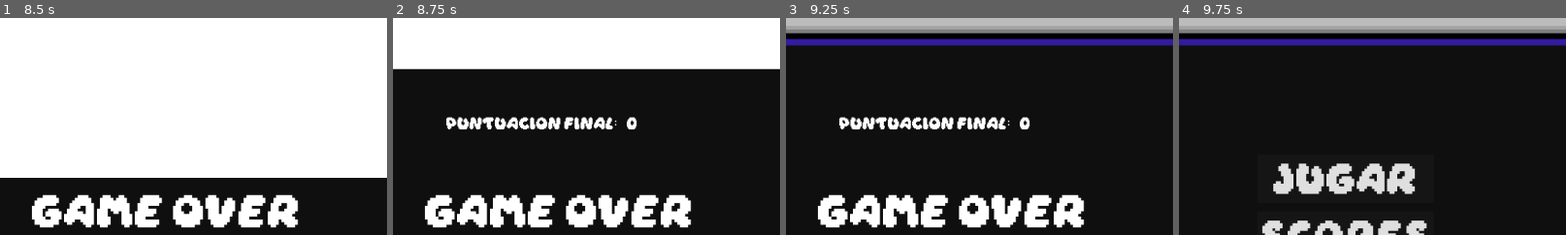
Above: before the commit, frames 1-4 (left to right).
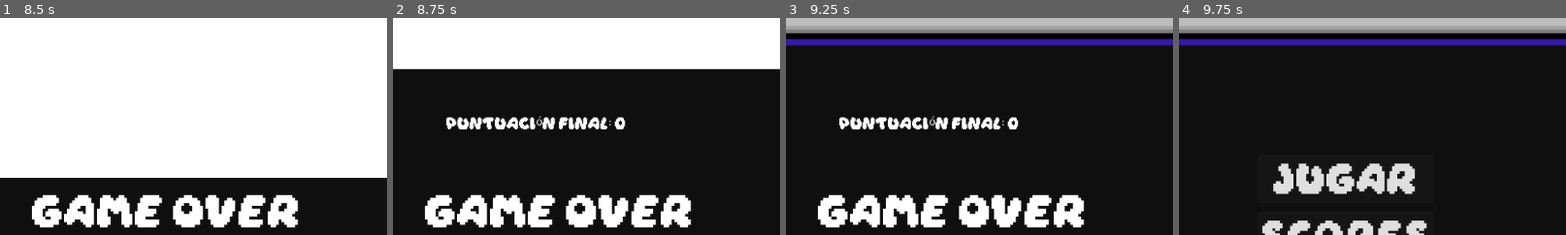
Above: after the commit, the same moments.

Repository: jpbusti/JuegoFeriaGamer202502
Game: Godot game, scene res://scenes/Inicio.tscn
Two runs of this game, one before a commit and one after it. Both use one fixed random seed, a clock stepped at 60 frames per second and the inputs below.
Inputs (mouse positions are % of the whole screen's width and height, from its top left):
- Up to frame 1 (8.5 s): tap Enter (ui_accept) at 0.5, 3.5, 3.6, 3.77, 4.07, 5.1, 5.27, 5.57, 5.75, 6.6, 6.77, 7.07, 8.1, 8.27 s; move the mouse to (72, 45) at 0.52 s; hold Right (ui_right) 0.53-1.25 s; hold Enter (ui_accept) 0.53-1.25 s; click (72, 45) at 0.67 s; click "SCORES" at 1.25 s; click "Volver al Menú" at 2 s; click "JUGAR" at 2.75 s; move the mouse to (30, 55) at 3.52 s; hold Right (ui_right) 3.53-4.28 s; move the mouse to (60, 28) at 4.27 s; hold Left (ui_left) 4.28-5.03 s; hold Enter (ui_accept) 4.28-5.03 s; move the mouse to (45, 70) at 5.02 s; hold Right (ui_right) 5.03-6.53 s; click (45, 70) at 5.17 s; move the mouse to (80, 65) at 5.77 s; hold Enter (ui_accept) 5.78-6.53 s; tap Escape (ui_cancel) at 6.4 s; move the mouse to (20, 35) at 6.52 s; hold Left (ui_left) 6.53-7.28 s; move the mouse to (55, 50) at 7.27 s; hold Right (ui_right) 7.28-8.03 s; hold Enter (ui_accept) 7.28-8.03 s; click (55, 50) at 7.42 s; move the mouse to (35, 25) at 8.02 s; hold Left (ui_left) from 8.03 s (still down)
- Up to frame 2 (8.75 s): keep holding Left (ui_left); tap Enter (ui_accept) at 8.57 s
- Up to frame 3 (9.25 s): release Left (ui_left) at 8.75 s; click (50, 63) at 8.77 s; type "Alex" at 8.85 s
- Up to frame 4 (9.75 s): tap Enter (ui_accept) at 9.5 s; move the mouse to (72, 45) at 9.52 s; hold Left (ui_left) from 9.53 s (still down); hold Enter (ui_accept) from 9.53 s (still down)
The pictures show only the part of the screen within x 29-78%, y 0-50%; the shares and areas given below are measured in that part.

Frame 1 is identical in both runs. In frame 2, 1.1% of the frame differs, in the area x 36-64%, y 45-52%; in frame 3, 1.1%; in frame 4, nothing differs.

Commit message:
Add global audio and improve minigame logic
Added global music and sound effects for UI and game events, including new audio assets and playback logic in GameManager. Updated scenes and scripts to trigger sounds at appropriate moments (start, menu, game over). Adjusted minigame selection logic to avoid repeats until all games played, and tweaked difficulty settings in MainSaltar.gd for better gameplay balance.

Diff:
--- a/minigames/buttonsmasher/scripts/MainButtonMasher.gd
+++ b/minigames/buttonsmasher/scripts/MainButtonMasher.gd
@@ -13,7 +13,6 @@
 var meta_actual: int
 
 func _ready():
-	# --- CORRECCIÓN CLAVE ---
 	Global.round_failed = true
 	# ------------------------
 	apply_difficulty_settings()
@@ -46,12 +45,9 @@
 
 func _on_win():
 	exploded = true
-	printerr("Virus explotado")
 	Global.increase_score()
 
-	# --- CORRECCIÓN CLAVE ---
 	Global.round_failed = false
-	# ------------------------
 
 	if explosion_sound: explosion_sound.play()
 
--- a/minigames/popup/scripts/PopupMain.gd
+++ b/minigames/popup/scripts/PopupMain.gd
@@ -57,9 +57,7 @@
 
 	Global.increase_score()
 
-	# --- CORRECCIÓN CLAVE ---
 	Global.round_failed = false
-	# ------------------------
 
 	if win_sound: win_sound.play()
 	if virus_sprite: virus_sprite.visible = false
--- a/minigames/popup/scripts/popup.gd
+++ b/minigames/popup/scripts/popup.gd
@@ -4,7 +4,6 @@
 signal close_fail
 
 # ¡Ya no necesitamos la función set_texture!
-# La textura se asigna directamente en el editor de cada escena.
 
 # Esta función se llama cuando se hace clic en el CUERPO del pop-up
 func _on_input_event(viewport: Node, event: InputEvent, shape_idx: int) -> void:
--- a/minigames/saltar/scripts/MainSaltar.gd
+++ b/minigames/saltar/scripts/MainSaltar.gd
@@ -2,9 +2,9 @@
 
 # CONFIGURACIÓN DE DIFICULTAD
 @export var VELOCIDAD_BASE: float = 600.0
-@export var ESCALA_CARRO: float = 0.6
-@export var FUERZA_SALTO: float = 800.0
-@export var INTERVALO_CARROS: float = 1.0
+@export var ESCALA_CARRO: float = 0.8
+@export var FUERZA_SALTO: float = 1000.0
+@export var INTERVALO_CARROS: float = 1.3
 @export var CARROS_POR_NIVEL: int = 1
 
 @onready var player_node = $Player
@@ -30,7 +30,6 @@
 	player_alive = true
 	microgame_active = true
 
-	# Timer visual opcional (El GameManager corta a los 5s de todas formas)
 	timer = Timer.new()
 	timer.wait_time = 4.5
 	timer.one_shot = true
@@ -39,7 +38,7 @@
 	timer.start()
 
 	if ani_bomba and ani_bomba.has_method("play"):
-		ani_bomba.play("anibomba") # Asegúrate que la animación existe (ej. "AniBomba1")
+		ani_bomba.play("anibomba")
 
 	car_spawn_timer.wait_time = INTERVALO_CARROS
 	car_spawn_timer.timeout.connect(_spawn_car)
@@ -51,11 +50,11 @@
 	var car_scene = preload("res://minigames/saltar/scenes/car.tscn")
 	var car = car_scene.instantiate()
 
-	car.speed = VELOCIDAD_BASE * (1.0 + Global.score * 0.15)
+	car.speed = VELOCIDAD_BASE * (0.8 + Global.score * 0.15)
 	car.scale = Vector2(ESCALA_CARRO, ESCALA_CARRO)
 
 	var ground = $Ground
-	var ground_y = 500
+	var ground_y = 600
 	if ground: ground_y = ground.global_position.y - 50
 
 	car.global_position = Vector2(1200, ground_y)
--- a/scenes/Inicio.tscn
+++ b/scenes/Inicio.tscn
@@ -13,6 +13,7 @@
 [ext_resource type="Texture2D" uid="uid://fbyn0kve72qv" path="res://assets/assetsgenerales/Start/Sprite-0009.png" id="11_y1mly"]
 [ext_resource type="Texture2D" uid="uid://cctao4j23b1fb" path="res://assets/assetsgenerales/Start/Sprite-0010.png" id="12_2we45"]
 [ext_resource type="Texture2D" uid="uid://cgkxc70oj25c2" path="res://assets/assetsgenerales/Start/Sprite-0011.png" id="13_t0d8n"]
+[ext_resource type="AudioStream" uid="uid://duk30jn5cntj" path="res://assets/assetsgenerales/Game start.mp3" id="14_wiq8l"]
 
 [sub_resource type="SpriteFrames" id="SpriteFrames_0eaye"]
 animations = [{
@@ -67,3 +68,6 @@
 sprite_frames = SubResource("SpriteFrames_0eaye")
 animation = &"press_start"
 frame_progress = 0.13147847
+
+[node name="Start" type="AudioStreamPlayer2D" parent="."]
+stream = ExtResource("14_wiq8l")
--- a/scripts/GameManager.gd
+++ b/scripts/GameManager.gd
@@ -1,13 +1,20 @@
 extends Node
 
-# --- CONFIGURACIÓN ---
+# --- AUDIO GLOBAL (SFX y MÚSICA) ---
+var sound_stream = preload("res://assets/assetsgenerales/Select.mp3")
+var music_stream = preload("res://assets/assetsgenerales/Menu.mp3") # <--- Tu música aquí
+
+var ui_sound_player: AudioStreamPlayer
+var music_player: AudioStreamPlayer # <--- Nuevo reproductor para música
+
+# --- CONFIGURACIÓN DE JUEGOS ---
 var minigame_paths: Array[String] = [
 	"res://minigames/buttonsmasher/scenes/MainButtonMasher.tscn",
 	"res://minigames/contraseña/scenes/MainContraseña.tscn",
 	"res://minigames/popup/scenes/PopupMain.tscn",
 	"res://minigames/presionar/scenes/MainPresionar.tscn",
 	"res://minigames/saltar/scenes/MainSaltar.tscn",
-	"res://minigames/antivirus/scripts/MainAntivirus.tscn"
+	"res://minigames/antivirus/scenes/MainAntivirus.tscn"
 ]
 
 var transition_path: String = "res://scenes/transition_scene.tscn"
@@ -15,13 +22,38 @@
 var last_played_path: String = ""
 var current_game_instance: Node = null
 var is_game_active: bool = false
+var available_games: Array[String] = []
 
 func _ready():
-	pass
+	# 1. Configurar efectos de sonido
+	ui_sound_player = AudioStreamPlayer.new()
+	ui_sound_player.stream = sound_stream
+	add_child(ui_sound_player)
 
+	# 2. Configurar música de fondo
+	music_player = AudioStreamPlayer.new()
+	music_player.stream = music_stream
+	music_player.volume_db = -5 # Bajar volumen para que no moleste
+	add_child(music_player)
+
+# Funciones de Audio
+func play_ui_sound():
+	if ui_sound_player: ui_sound_player.play()
+
+func play_music():
+	# Solo reproducir si no está sonando ya
+	if music_player and not music_player.playing:
+		music_player.play()
+
+func stop_music():
+	if music_player:
+		music_player.stop()
+
+# --- LÓGICA DEL JUEGO (Igual que antes) ---
 func start_game():
 	Global.reset()
 	is_game_active = true
+	available_games = minigame_paths.duplicate()
 	game_loop()
 
 func stop_game():
@@ -32,26 +64,22 @@
 
 func game_loop():
 	while is_game_active:
-		if minigame_paths.is_empty():
-			break
-		var candidates = minigame_paths.duplicate()
-		if candidates.size() > 1 and last_played_path != "":
-			candidates.erase(last_played_path)
+		if minigame_paths.is_empty(): break
 
-		var random_path = candidates.pick_random()
-		last_played_path = random_path
+		if available_games.is_empty():
+			available_games = minigame_paths.duplicate()
+
+		var random_path = available_games.pick_random()
+		available_games.erase(random_path)
 
 		var game_scene = load(random_path)
-
 		if game_scene:
 			await play_minigame(game_scene)
 		else:
 			await get_tree().create_timer(1.0).timeout
 
 func play_minigame(game_scene: PackedScene):
-
 	Global.round_failed = false
-
 	current_game_instance = game_scene.instantiate()
 	get_tree().root.add_child(current_game_instance)
 
@@ -71,13 +99,12 @@
 
 	if Global.round_failed:
 		is_game_active = false
-
 		get_tree().change_scene_to_file(game_over_scene_path)
 
 		if transition.has_method("play_open"):
 			transition.play_open()
 			get_tree().create_timer(1.5).timeout.connect(transition.queue_free)
-		return #
+		return
 
 	if transition.has_method("play_open"):
 		transition.play_open()
--- a/scripts/game_over.gd
+++ b/scripts/game_over.gd
@@ -3,21 +3,32 @@
 @onready var score_label: Label = $FinalScoreLabel
 @onready var name_input: LineEdit = $NameInput
 
+# Cargamos el sonido de derrota (puedes cambiar esta ruta)
+var game_over_sound = preload("res://assets/assetsgenerales/Game over.mp3")
+var audio_player: AudioStreamPlayer
+
 func _ready():
-	# Mostramos el puntaje
-	score_label.text = "Puntuacion final:   " + str(Global.score)
+	# 1. Configurar y reproducir sonido
+	audio_player = AudioStreamPlayer.new()
+	audio_player.stream = game_over_sound
+	add_child(audio_player)
+	audio_player.play()
+
+	# 2. Mostrar puntaje
+	score_label.text = "Puntuación final: " + str(Global.score)
 
 	name_input.text_submitted.connect(_on_name_submitted)
-
 	name_input.grab_focus()
 
 func _on_name_submitted(new_text: String):
 	if new_text.strip_edges() == "":
 		return
+
+	# Guardamos el score
 	ScoreManager.add_score(new_text, Global.score)
-
 	print("Guardando score para: ", new_text)
 
+	# Volvemos al menú
 	get_tree().change_scene_to_file("res://scenes/menu.tscn")
 
 func _input(event):
--- a/scripts/inicio.gd
+++ b/scripts/inicio.gd
@@ -6,6 +6,13 @@
 	if anim:
 		anim.play("press_start")
 
+	# --- AQUÍ ARRANCA LA MÚSICA ---
+	# Como el GameManager es global, la música seguirá sonando
+	# aunque cambiemos de escena al Menú.
+	GameManager.play_music()
+
 func _input(event):
 	if event.is_action_pressed("ui_accept"):
+		set_process_input(false) # Bloquear input repetido
+		GameManager.play_ui_sound()
 		get_tree().change_scene_to_file("res://scenes/menu.tscn")
--- a/scripts/main_scene.gd
+++ b/scripts/main_scene.gd
@@ -5,16 +5,13 @@
 
 func _ready():
 
-	# Configurar el contenedor en el GameManager
 	var game_manager = get_node("/root/GameManager")
 	if game_manager and game_manager.has_method("setup_minigame_container"):
 		game_manager.setup_minigame_container(minigame_container)
 
-	# Verificar que el contenedor está vacío al inicio
 	if minigame_container.get_child_count() > 0:
 		for child in minigame_container.get_children():
 			child.queue_free()
 
-	# Iniciar primer minijuego
 	if game_manager and game_manager.has_method("start_first_minigame"):
 		game_manager.start_first_minigame()
--- a/scripts/menu.gd
+++ b/scripts/menu.gd
@@ -6,15 +6,17 @@
 	play_button.pressed.connect(_on_play_pressed)
 
 func _on_play_pressed():
-# 1. Ocultar el menú (o cambiar a una escena vacía)
-	# Si cambias de escena, el menú desaparece
+	GameManager.play_ui_sound()
+
+	GameManager.stop_music()
+
 	get_tree().change_scene_to_file("res://scenes/MAIN_SCENE.tscn")
-
 	GameManager.start_game()
 
 func _on_scores_pressed() -> void:
+	GameManager.play_ui_sound()
 	get_tree().change_scene_to_file("res://scenes/top_scores.tscn")
 
-
 func _on_salir_pressed() -> void:
+	GameManager.play_ui_sound()
 	get_tree().change_scene_to_file("res://scenes/Inicio.tscn")
Not shown, added: assets/assetsgenerales/Game over.mp3.import
Not shown, added: assets/assetsgenerales/Game start.mp3.import
Not shown, added: assets/assetsgenerales/Menu.mp3.import
Not shown, added: assets/assetsgenerales/Select.mp3.import
Not shown: 1 places in scenes/Inicio.tscn that only renumber resources
Not shown, added: assets/assetsgenerales/Game over.mp3
Not shown, added: assets/assetsgenerales/Game start.mp3
Not shown, added: assets/assetsgenerales/Menu.mp3
Not shown, added: assets/assetsgenerales/Select.mp3
